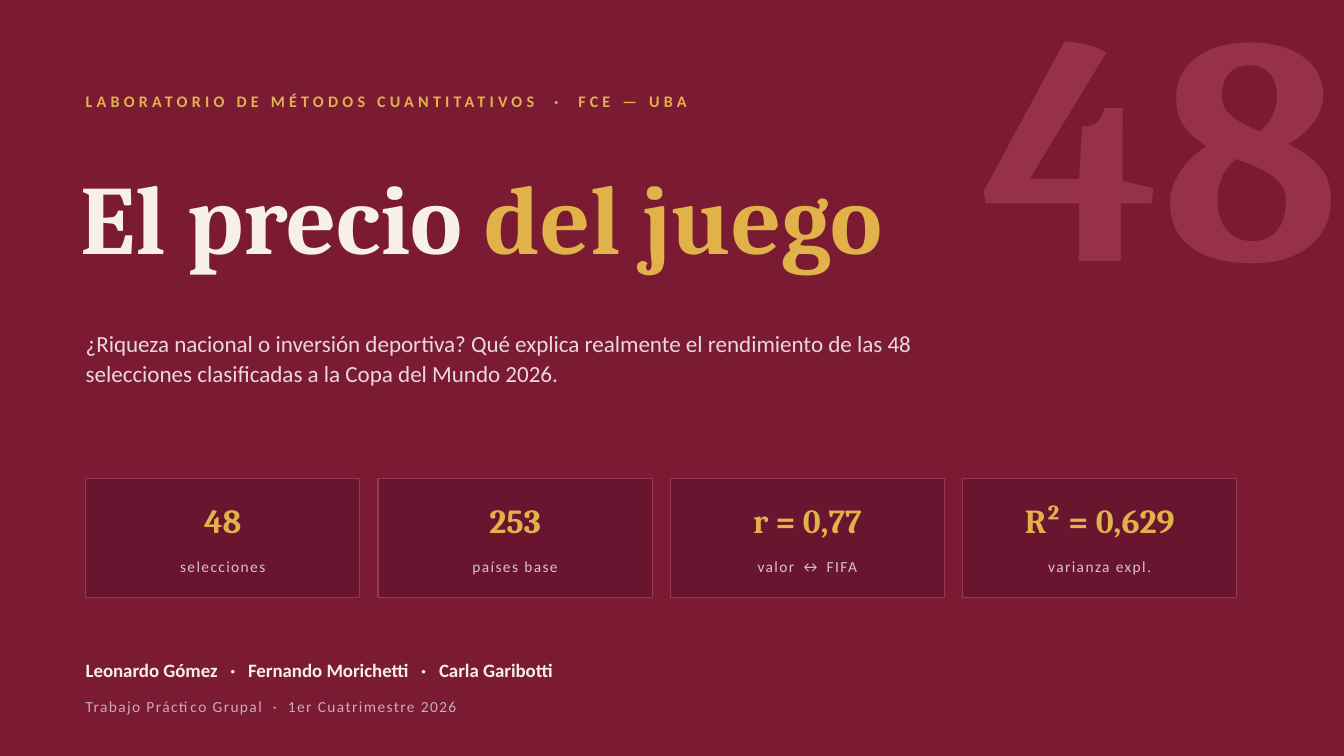
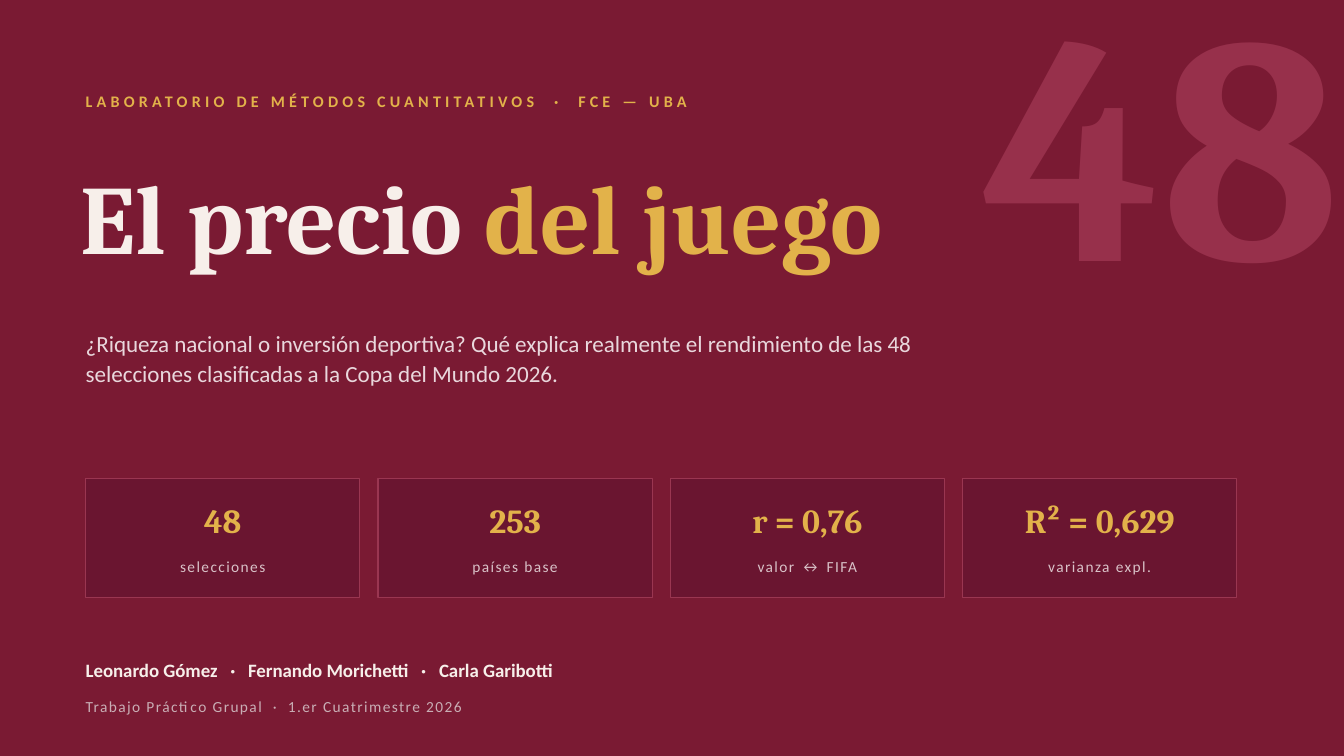
Before and after one commit to gleo1973/tp-laboratorio-mcag-1c2026, a slide deck: slide 1 of presentacion/2026_Presentacion_TPGrupal_El_precio_del_juego.pptx. Drawn at 1344x756 pixels with LibreOffice and Linux fonts; fonts in the diff are those of the drawing. Boxes give left, top, right and bottom in pixels: in the first picture for what was removed or moved away, otherwise in the second. Text is boxed around its words. In the diff, an @@ line names an element or a change of style, - is before the commit and + after.

```diff
--- a/presentacion/2026_Presentacion_TPGrupal_El_precio_del_juego.pptx
+++ b/presentacion/2026_Presentacion_TPGrupal_El_precio_del_juego.pptx
@@ text at (752, 510, 862, 538): text changed @@
-r = 0,77
+r = 0,76
@@ text at (86, 701, 461, 715): text changed @@
-Trabajo Práctico Grupal · 1er Cuatrimestre 2026
+Trabajo Práctico Grupal · 1.er Cuatrimestre 2026
```
Also in this commit, not shown: 8 other slides changed, 1 slide added, 6 other files.
